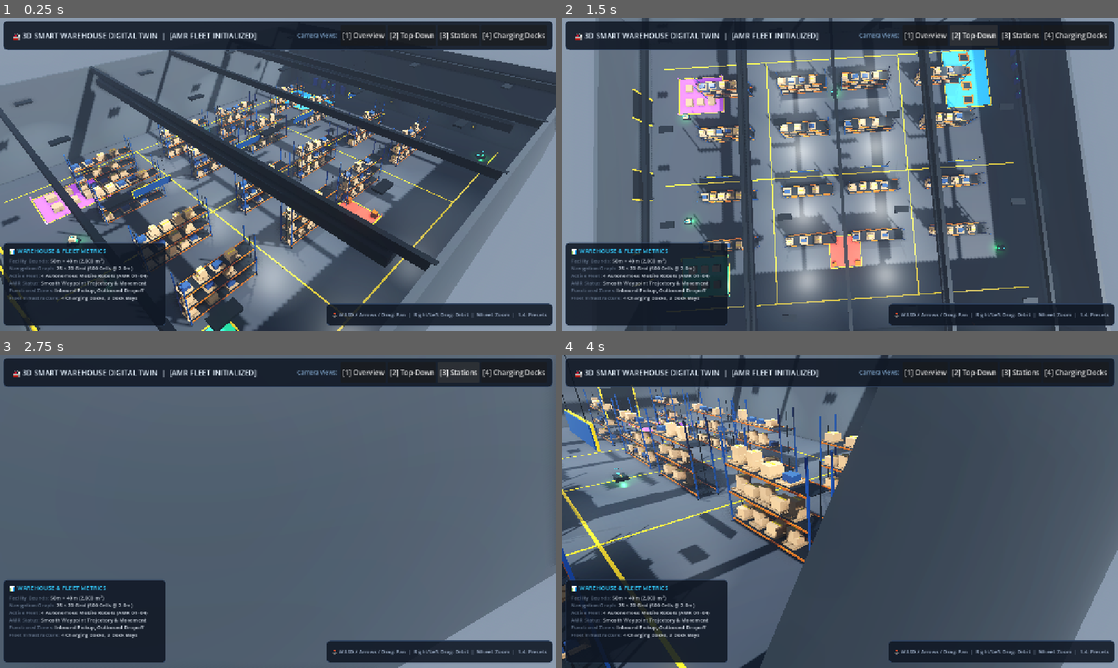
Above: before the commit, frames 1-4 (two rows, left to right).
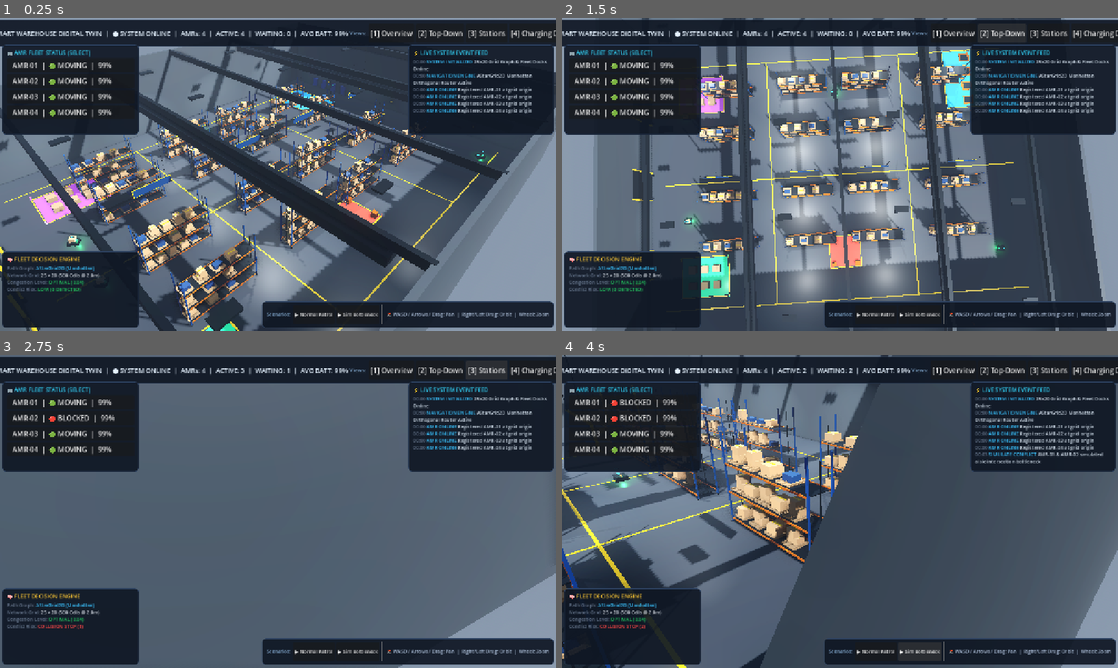
Above: after the commit, the same moments.

Repository: venkatengineer/sih
Game: Godot game, scene res://scenes/main.tscn
Same seed, same stepped clock (60 frames per second), same inputs: the game is played once before the commit and once after it.
Inputs (mouse positions are in pixels of both pictures, inside the frame that each line leads up to):
- Up to frame 1 (0.25 s): no input
- Up to frame 2 (1.5 s): click "[1] Overview" at 0.5 s; click "[2] Top-Down" at 1.25 s
- Up to frame 3 (2.75 s): click "[3] Stations" at 2 s
- Up to frame 4 (4 s): click "[4] Charging Docks" at 2.75 s; click (917, 652) at 3.5 s, where only the run after the commit has a clickable "▶ Sim Bottleneck"

The runs differ from the first frame. In frame 1, 21% of the frame differs, in the area x 0-100%, y 0-99%; in frame 2, 22%; in frame 3, 22%; in frame 4, 21%.

Commit message:
Redesign HUD into a professional Industrial AMR Fleet Control Center

Diff:
--- a/scenes/main.tscn
+++ b/scenes/main.tscn
@@ -8,7 +8,7 @@
 [ext_resource type="Script" path="res://scripts/amr/fleet_manager.gd" id="6_fleet"]
 
 [sub_resource type="StyleBoxFlat" id="StyleBoxFlat_panel"]
-bg_color = Color(0.06, 0.09, 0.14, 0.88)
+bg_color = Color(0.06, 0.09, 0.14, 0.92)
 border_width_left = 1
 border_width_top = 1
 border_width_right = 1
@@ -18,9 +18,9 @@
 corner_radius_top_right = 8
 corner_radius_bottom_right = 8
 corner_radius_bottom_left = 8
-expand_margin_left = 12.0
+expand_margin_left = 10.0
 expand_margin_top = 8.0
-expand_margin_right = 12.0
+expand_margin_right = 10.0
 expand_margin_bottom = 8.0
 
 [node name="Main" type="Node3D"]
@@ -77,10 +77,10 @@
 layout_mode = 1
 anchors_preset = 10
 anchor_right = 1.0
-offset_left = 20.0
-offset_top = 15.0
-offset_right = -20.0
-offset_bottom = 65.0
+offset_left = 15.0
+offset_top = 12.0
+offset_right = -15.0
+offset_bottom = 58.0
 grow_horizontal = 2
 mouse_filter = 1
 theme_override_styles/panel = SubResource("StyleBoxFlat_panel")
@@ -95,104 +95,243 @@
 size_flags_horizontal = 3
 mouse_filter = 1
 theme_override_colors/font_color = Color(0.9, 0.95, 1, 1)
-theme_override_font_sizes/font_size = 17
-text = "  🏭 3D SMART WAREHOUSE DIGITAL TWIN  |  [AMR FLEET INITIALIZED]"
+theme_override_font_sizes/font_size = 15
+text = "  🏭 3D SMART WAREHOUSE DIGITAL TWIN  |  ● SYSTEM ONLINE"
 vertical_alignment = 1
 
 [node name="PresetsLabel" type="Label" parent="UI/HUD/HeaderPanel/HBox"]
 layout_mode = 2
 mouse_filter = 1
 theme_override_colors/font_color = Color(0.5, 0.65, 0.8, 1)
+theme_override_font_sizes/font_size = 12
+text = "Views: "
+vertical_alignment = 1
+
+[node name="BtnOverview" type="Button" parent="UI/HUD/HeaderPanel/HBox"]
+layout_mode = 2
+mouse_filter = 0
+focus_mode = 0
+text = "[1] Overview"
+
+[node name="BtnTopDown" type="Button" parent="UI/HUD/HeaderPanel/HBox"]
+layout_mode = 2
+mouse_filter = 0
+focus_mode = 0
+text = "[2] Top-Down"
+
+[node name="BtnPickup" type="Button" parent="UI/HUD/HeaderPanel/HBox"]
+layout_mode = 2
+mouse_filter = 0
+focus_mode = 0
+text = "[3] Stations"
+
+[node name="BtnCharging" type="Button" parent="UI/HUD/HeaderPanel/HBox"]
+layout_mode = 2
+mouse_filter = 0
+focus_mode = 0
+text = "[4] Charging Docks"
+
+[node name="FleetPanel" type="PanelContainer" parent="UI/HUD"]
+layout_mode = 1
+offset_left = 15.0
+offset_top = 70.0
+offset_right = 310.0
+offset_bottom = 260.0
+mouse_filter = 1
+theme_override_styles/panel = SubResource("StyleBoxFlat_panel")
+
+[node name="VBox" type="VBoxContainer" parent="UI/HUD/FleetPanel"]
+layout_mode = 2
+mouse_filter = 1
+
+[node name="FleetTitle" type="Label" parent="UI/HUD/FleetPanel/VBox"]
+layout_mode = 2
+mouse_filter = 1
+theme_override_colors/font_color = Color(0.2, 0.85, 1, 1)
 theme_override_font_sizes/font_size = 13
-text = "Camera Views: "
-vertical_alignment = 1
-
-[node name="BtnOverview" type="Button" parent="UI/HUD/HeaderPanel/HBox"]
-layout_mode = 2
-mouse_filter = 0
-focus_mode = 0
-text = "[1] Overview"
-
-[node name="BtnTopDown" type="Button" parent="UI/HUD/HeaderPanel/HBox"]
-layout_mode = 2
-mouse_filter = 0
-focus_mode = 0
-text = "[2] Top-Down"
-
-[node name="BtnPickup" type="Button" parent="UI/HUD/HeaderPanel/HBox"]
-layout_mode = 2
-mouse_filter = 0
-focus_mode = 0
-text = "[3] Stations"
-
-[node name="BtnCharging" type="Button" parent="UI/HUD/HeaderPanel/HBox"]
-layout_mode = 2
-mouse_filter = 0
-focus_mode = 0
-text = "[4] Charging Docks"
-
-[node name="InfoPanel" type="PanelContainer" parent="UI/HUD"]
+text = "🤖 AMR FLEET STATUS (SELECT)"
+
+[node name="AMRListVBox" type="VBoxContainer" parent="UI/HUD/FleetPanel/VBox"]
+layout_mode = 2
+mouse_filter = 1
+
+[node name="SelectedAMRPanel" type="PanelContainer" parent="UI/HUD"]
+layout_mode = 1
+offset_left = 15.0
+offset_top = 272.0
+offset_right = 310.0
+offset_bottom = 445.0
+mouse_filter = 1
+theme_override_styles/panel = SubResource("StyleBoxFlat_panel")
+
+[node name="VBox" type="VBoxContainer" parent="UI/HUD/SelectedAMRPanel"]
+layout_mode = 2
+mouse_filter = 1
+
+[node name="DetailText" type="RichTextLabel" parent="UI/HUD/SelectedAMRPanel/VBox"]
+layout_mode = 2
+size_flags_vertical = 3
+mouse_filter = 1
+theme_override_font_sizes/normal_font_size = 12
+bbcode_enabled = true
+text = "[color=#38bdf8][b]AMR-01 TELEMETRY[/b][/color]
+Select an AMR to inspect real-time data."
+
+[node name="HBox" type="HBoxContainer" parent="UI/HUD/SelectedAMRPanel/VBox"]
+layout_mode = 2
+mouse_filter = 1
+
+[node name="BtnTrackCamera" type="Button" parent="UI/HUD/SelectedAMRPanel/VBox/HBox"]
+layout_mode = 2
+size_flags_horizontal = 3
+mouse_filter = 0
+focus_mode = 0
+theme_override_font_sizes/font_size = 11
+text = "TRACK"
+
+[node name="BtnToggleBlock" type="Button" parent="UI/HUD/SelectedAMRPanel/VBox/HBox"]
+layout_mode = 2
+size_flags_horizontal = 3
+mouse_filter = 0
+focus_mode = 0
+theme_override_font_sizes/font_size = 11
+text = "TOGGLE BLOCK"
+
+[node name="BtnCloseDetail" type="Button" parent="UI/HUD/SelectedAMRPanel/VBox/HBox"]
+layout_mode = 2
+mouse_filter = 0
+focus_mode = 0
+theme_override_font_sizes/font_size = 11
+text = "✖"
+
+[node name="DecisionPanel" type="PanelContainer" parent="UI/HUD"]
 layout_mode = 1
 anchors_preset = 2
 anchor_top = 1.0
 anchor_bottom = 1.0
-offset_left = 20.0
-offset_top = -195.0
-offset_right = 370.0
-offset_bottom = -20.0
+offset_left = 15.0
+offset_top = -175.0
+offset_right = 310.0
+offset_bottom = -15.0
 grow_vertical = 0
 mouse_filter = 1
 theme_override_styles/panel = SubResource("StyleBoxFlat_panel")
 
-[node name="VBox" type="VBoxContainer" parent="UI/HUD/InfoPanel"]
-layout_mode = 2
-mouse_filter = 1
-
-[node name="MetricsTitle" type="Label" parent="UI/HUD/InfoPanel/VBox"]
-layout_mode = 2
-mouse_filter = 1
-theme_override_colors/font_color = Color(0.2, 0.8, 1, 1)
-theme_override_font_sizes/font_size = 14
-text = "📊 WAREHOUSE & FLEET METRICS"
-
-[node name="MetricsText" type="RichTextLabel" parent="UI/HUD/InfoPanel/VBox"]
+[node name="VBox" type="VBoxContainer" parent="UI/HUD/DecisionPanel"]
+layout_mode = 2
+mouse_filter = 1
+
+[node name="DecisionTitle" type="Label" parent="UI/HUD/DecisionPanel/VBox"]
+layout_mode = 2
+mouse_filter = 1
+theme_override_colors/font_color = Color(0.95, 0.75, 0.2, 1)
+theme_override_font_sizes/font_size = 13
+text = "🧠 FLEET DECISION ENGINE"
+
+[node name="DecisionText" type="RichTextLabel" parent="UI/HUD/DecisionPanel/VBox"]
 layout_mode = 2
 size_flags_vertical = 3
 mouse_filter = 1
 theme_override_colors/default_color = Color(0.85, 0.88, 0.92, 1)
-theme_override_font_sizes/normal_font_size = 12
+theme_override_font_sizes/normal_font_size = 11
 bbcode_enabled = true
-text = "[color=#64748b]Facility Bounds:[/color] 50m × 40m (2,000 m²)
-[color=#64748b]Navigation Graph:[/color] 25 × 20 Grid (500 Cells @ 2.0m)
-[color=#64748b]Active Fleet:[/color] 4 Autonomous Mobile Robots (AMR 01–04)
-[color=#64748b]AMR Status:[/color] Smooth Waypoint Trajectory & Movement
-[color=#64748b]Functional Zones:[/color] Inbound Pickup, Outbound Dropoff
-[color=#64748b]Fleet Infrastructure:[/color] 4 Charging Docks, 3 Dock Bays"
-
-[node name="ControlsHint" type="PanelContainer" parent="UI/HUD"]
+text = "[color=#64748b]Path Graph:[/color] AStarGrid2D (Manhattan)
+[color=#64748b]Congestion Level:[/color] OPTIMAL
+[color=#64748b]Conflict Risk:[/color] LOW"
+
+[node name="EventLogPanel" type="PanelContainer" parent="UI/HUD"]
+layout_mode = 1
+anchors_preset = 1
+anchor_left = 1.0
+anchor_right = 1.0
+offset_left = -330.0
+offset_top = 70.0
+offset_right = -15.0
+offset_bottom = 260.0
+grow_horizontal = 0
+mouse_filter = 1
+theme_override_styles/panel = SubResource("StyleBoxFlat_panel")
+
+[node name="VBox" type="VBoxContainer" parent="UI/HUD/EventLogPanel"]
+layout_mode = 2
+mouse_filter = 1
+
+[node name="LogTitle" type="Label" parent="UI/HUD/EventLogPanel/VBox"]
+layout_mode = 2
+mouse_filter = 1
+theme_override_colors/font_color = Color(0.2, 0.85, 1, 1)
+theme_override_font_sizes/font_size = 13
+text = "⚡ LIVE SYSTEM EVENT FEED"
+
+[node name="LogText" type="RichTextLabel" parent="UI/HUD/EventLogPanel/VBox"]
+layout_mode = 2
+size_flags_vertical = 3
+mouse_filter = 1
+theme_override_colors/default_color = Color(0.8, 0.85, 0.9, 1)
+theme_override_font_sizes/normal_font_size = 11
+bbcode_enabled = true
+text = "[color=#64748b]00:00[/color] SYSTEM Ready"
+
+[node name="ControlBarPanel" type="PanelContainer" parent="UI/HUD"]
 layout_mode = 1
 anchors_preset = 3
 anchor_left = 1.0
 anchor_top = 1.0
 anchor_right = 1.0
 anchor_bottom = 1.0
-offset_left = -490.0
-offset_top = -55.0
-offset_right = -20.0
-offset_bottom = -20.0
+offset_left = -600.0
+offset_top = -60.0
+offset_right = -15.0
+offset_bottom = -15.0
 grow_horizontal = 0
 grow_vertical = 0
 mouse_filter = 1
 theme_override_styles/panel = SubResource("StyleBoxFlat_panel")
 
-[node name="HintText" type="Label" parent="UI/HUD/ControlsHint"]
+[node name="HBox" type="HBoxContainer" parent="UI/HUD/ControlBarPanel"]
+layout_mode = 2
+alignment = 1
+mouse_filter = 1
+
+[node name="ScenariosLabel" type="Label" parent="UI/HUD/ControlBarPanel/HBox"]
+layout_mode = 2
+mouse_filter = 1
+theme_override_colors/font_color = Color(0.5, 0.65, 0.8, 1)
+theme_override_font_sizes/font_size = 11
+text = "Scenarios: "
+vertical_alignment = 1
+
+[node name="BtnNormalScenario" type="Button" parent="UI/HUD/ControlBarPanel/HBox"]
+layout_mode = 2
+mouse_filter = 0
+focus_mode = 0
+theme_override_font_sizes/font_size = 11
+text = "▶ Normal Patrol"
+
+[node name="BtnConflictScenario" type="Button" parent="UI/HUD/ControlBarPanel/HBox"]
+layout_mode = 2
+mouse_filter = 0
+focus_mode = 0
+theme_override_font_sizes/font_size = 11
+text = "▶ Sim Bottleneck"
+
+[node name="VSeparator" type="VSeparator" parent="UI/HUD/ControlBarPanel/HBox"]
+layout_mode = 2
+
+[node name="HintText" type="Label" parent="UI/HUD/ControlBarPanel/HBox"]
 layout_mode = 2
 mouse_filter = 1
 theme_override_colors/font_color = Color(0.65, 0.72, 0.82, 1)
-theme_override_font_sizes/font_size = 12
-text = "🕹️ WASD / Arrows / Drag: Pan  |  Right/Left Drag: Orbit  |  Wheel: Zoom  |  1-4: Presets"
+theme_override_font_sizes/font_size = 11
+text = "  🕹️ WASD / Arrows / Drag: Pan  |  Right/Left Drag: Orbit  |  Wheel: Zoom"
+vertical_alignment = 1
 
 [connection signal="pressed" from="UI/HUD/HeaderPanel/HBox/BtnOverview" to="UI/HUD" method="_on_overview_btn_pressed"]
 [connection signal="pressed" from="UI/HUD/HeaderPanel/HBox/BtnTopDown" to="UI/HUD" method="_on_topdown_btn_pressed"]
 [connection signal="pressed" from="UI/HUD/HeaderPanel/HBox/BtnPickup" to="UI/HUD" method="_on_pickup_btn_pressed"]
 [connection signal="pressed" from="UI/HUD/HeaderPanel/HBox/BtnCharging" to="UI/HUD" method="_on_charging_btn_pressed"]
+[connection signal="pressed" from="UI/HUD/SelectedAMRPanel/VBox/HBox/BtnTrackCamera" to="UI/HUD" method="_on_track_camera_pressed"]
+[connection signal="pressed" from="UI/HUD/SelectedAMRPanel/VBox/HBox/BtnToggleBlock" to="UI/HUD" method="_on_toggle_block_pressed"]
+[connection signal="pressed" from="UI/HUD/SelectedAMRPanel/VBox/HBox/BtnCloseDetail" to="UI/HUD" method="_on_close_detail_pressed"]
+[connection signal="pressed" from="UI/HUD/ControlBarPanel/HBox/BtnNormalScenario" to="UI/HUD" method="_on_scenario_normal_pressed"]
+[connection signal="pressed" from="UI/HUD/ControlBarPanel/HBox/BtnConflictScenario" to="UI/HUD" method="_on_scenario_conflict_pressed"]
--- a/scripts/camera_controller.gd
+++ b/scripts/camera_controller.gd
@@ -20,6 +20,7 @@
 var is_orbiting: bool = false
 var is_panning: bool = false
 var last_mouse_pos: Vector2 = Vector2.ZERO
+var tracked_node: Node3D = null
 
 @onready var camera: Camera3D = $Camera3D
 
@@ -27,15 +28,28 @@
 	target_position = global_position
 	set_view_overview()
 
+func focus_node(node: Node3D) -> void:
+	tracked_node = node
+	if tracked_node:
+		target_position = tracked_node.global_position
+		target_distance = 18.0
+		target_pitch = deg_to_rad(-30.0)
+
+func clear_tracking() -> void:
+	tracked_node = null
+
 func _unhandled_input(event: InputEvent) -> void:
 	if event is InputEventMouseButton:
-		# Mouse Drag for Orbit (Right Click or Left Click on viewport)
 		if event.button_index == MOUSE_BUTTON_RIGHT or event.button_index == MOUSE_BUTTON_LEFT:
 			is_orbiting = event.pressed
 			last_mouse_pos = event.position
+			if event.pressed:
+				clear_tracking()
 		elif event.button_index == MOUSE_BUTTON_MIDDLE:
 			is_panning = event.pressed
 			last_mouse_pos = event.position
+			if event.pressed:
+				clear_tracking()
 
 		# Mouse Wheel Zoom
 		if event.button_index == MOUSE_BUTTON_WHEEL_UP and event.pressed:
@@ -68,7 +82,10 @@
 			set_view_charging()
 
 func _process(delta: float) -> void:
-	# WASD & Arrow Key Panning (Checked continuously in _process)
+	if tracked_node and is_instance_valid(tracked_node):
+		target_position = tracked_node.global_position
+
+	# WASD & Arrow Key Panning
 	var move_vec = Vector3.ZERO
 	var right = basis.x
 	var forward = Vector3(right.z, 0, -right.x).normalized()
@@ -83,6 +100,7 @@
 		move_vec += right
 
 	if move_vec.length_squared() > 0.001:
+		clear_tracking()
 		target_position += move_vec.normalized() * pan_speed * delta
 
 	# Smooth camera transitions
@@ -97,24 +115,28 @@
 		camera.position = Vector3(0, 0, current_distance)
 
 func set_view_overview() -> void:
+	clear_tracking()
 	target_position = Vector3(0, 0, 0)
 	target_yaw = deg_to_rad(-45.0)
 	target_pitch = deg_to_rad(-35.0)
 	target_distance = 38.0
 
 func set_view_topdown() -> void:
+	clear_tracking()
 	target_position = Vector3(0, 0, 0)
 	target_yaw = deg_to_rad(0.0)
 	target_pitch = deg_to_rad(-88.5)
 	target_distance = 45.0
 
 func set_view_pickup_drop() -> void:
+	clear_tracking()
 	target_position = Vector3(-12, 0, 10)
 	target_yaw = deg_to_rad(-30.0)
 	target_pitch = deg_to_rad(-25.0)
 	target_distance = 18.0
 
 func set_view_charging() -> void:
+	clear_tracking()
 	target_position = Vector3(14, 0, -10)
 	target_yaw = deg_to_rad(45.0)
 	target_pitch = deg_to_rad(-25.0)
--- a/scripts/hud_overlay.gd
+++ b/scripts/hud_overlay.gd
@@ -2,15 +2,183 @@
 extends Control
 
 var camera_controller: Node3D = null
+var fleet_manager: Node3D = null
+var amrs: Array[Node3D] = []
+var selected_amr: Node3D = null
+var system_time: float = 0.0
+var event_logs: Array[String] = []
+
+@onready var lbl_kpi: Label = get_node_or_null("HeaderPanel/HBox/Title") as Label
+@onready var fleet_vbox: VBoxContainer = get_node_or_null("FleetPanel/VBox/AMRListVBox") as VBoxContainer
+@onready var detail_panel: PanelContainer = get_node_or_null("SelectedAMRPanel") as PanelContainer
+@onready var detail_text: RichTextLabel = get_node_or_null("SelectedAMRPanel/VBox/DetailText") as RichTextLabel
+@onready var event_log_text: RichTextLabel = get_node_or_null("EventLogPanel/VBox/LogText") as RichTextLabel
+@onready var decision_text: RichTextLabel = get_node_or_null("DecisionPanel/VBox/DecisionText") as RichTextLabel
 
 func _ready() -> void:
-	# Enable MOUSE_FILTER_PASS on root HUD control so mouse clicks pass to buttons & viewport
 	mouse_filter = Control.MOUSE_FILTER_PASS
 
 	var main_scene = get_tree().current_scene
 	if main_scene:
 		camera_controller = main_scene.get_node_or_null("CameraPivot")
-
+		fleet_manager = main_scene.get_node_or_null("AMR_Fleet")
+
+	_add_event_log("SYSTEM INITIALIZED", "25x20 Grid Graph & Fleet Docks Online")
+	_add_event_log("NAVIGATION ENGINE", "AStarGrid2D Manhattan Orthogonal Router Active")
+
+	if detail_panel:
+		detail_panel.visible = false
+
+func _process(delta: float) -> void:
+	system_time += delta
+
+	# Discover active AMRs in fleet
+	if amrs.size() == 0 and fleet_manager:
+		for child in fleet_manager.get_children():
+			if child.has_method("set_waypoints"):
+				amrs.append(child as Node3D)
+				var amr_id = child.get("robot_id")
+				_add_event_log("AMR ONLINE", "Registered " + str(amr_id) + " at grid origin")
+
+	# Update Top Status Bar KPIs
+	_update_top_kpis()
+
+	# Update AMR Fleet List
+	_update_fleet_list()
+
+	# Update Selected AMR Detail Panel if visible
+	_update_selected_detail()
+
+	# Update Decision Engine Metrics
+	_update_decision_panel()
+
+func _update_top_kpis() -> void:
+	if not lbl_kpi:
+		return
+
+	var total_amrs = amrs.size()
+	var active_moving = 0
+	var blocked_waiting = 0
+	var total_battery = 0.0
+
+	for amr in amrs:
+		var state = amr.get("current_state")
+		var batt = amr.get("battery_level")
+		if batt != null:
+			total_battery += batt
+		if state == 0: # MOVING
+			active_moving += 1
+		elif state == 1 or state == 2: # WAITING or BLOCKED
+			blocked_waiting += 1
+
+	var avg_batt = int(total_battery / max(1, total_amrs))
+	lbl_kpi.text = "  🏭 SMART WAREHOUSE DIGITAL TWIN  |  ● SYSTEM ONLINE  |  AMRs: %d  |  ACTIVE: %d  |  WAITING: %d  |  AVG BATT: %d%%" % [total_amrs, active_moving, blocked_waiting, avg_batt]
+
+func _update_fleet_list() -> void:
+	if not fleet_vbox:
+		return
+
+	# Re-populate fleet buttons if count changed
+	if fleet_vbox.get_child_count() != amrs.size():
+		for c in fleet_vbox.get_children():
+			c.queue_free()
+
+		for i in range(amrs.size()):
+			var amr = amrs[i]
+			var btn = Button.new()
+			btn.focus_mode = Control.FOCUS_NONE
+			btn.mouse_filter = Control.MOUSE_FILTER_STOP
+			btn.alignment = HORIZONTAL_ALIGNMENT_LEFT
+			btn.custom_minimum_size = Vector2(0, 32)
+			btn.pressed.connect(func(): _on_amr_selected(amr))
+			fleet_vbox.add_child(btn)
+
+	# Update button text & status badges
+	for i in range(min(fleet_vbox.get_child_count(), amrs.size())):
+		var amr = amrs[i]
+		var btn = fleet_vbox.get_child(i) as Button
+		if btn:
+			var id = str(amr.get("robot_id"))
+			var state = amr.get("current_state")
+			var batt = int(amr.get("battery_level"))
+			var badge = "🟢 MOVING"
+			match state:
+				1: badge = "🟡 WAITING"
+				2: badge = "🔴 BLOCKED"
+				3: badge = "🔵 CHARGING"
+				4: badge = "🟣 REROUTING"
+
+			var is_sel = (amr == selected_amr)
+			var prefix = "▶ " if is_sel else "  "
+			btn.text = "%s%s  |  %s  |  %d%%" % [prefix, id, badge, batt]
+
+func select_amr(amr: Node3D) -> void:
+	_on_amr_selected(amr)
+
+func _on_amr_selected(amr: Node3D) -> void:
+	selected_amr = amr
+	if detail_panel:
+		detail_panel.visible = true
+	var id = str(amr.get("robot_id"))
+	_add_event_log("AMR SELECTED", "Inspecting telemetry for " + id)
+
+func _update_selected_detail() -> void:
+	if not detail_panel or not detail_panel.visible or not selected_amr or not is_instance_valid(selected_amr):
+		return
+
+	var id = str(selected_amr.get("robot_id"))
+	var state = selected_amr.get("current_state")
+	var batt = int(selected_amr.get("battery_level"))
+	var speed = float(selected_amr.get("move_speed"))
+	var cell = selected_amr.get("current_grid_cell")
+	var task = str(selected_amr.get("current_task"))
+	var cargo = selected_amr.get("has_cargo")
+
+	var badge = "🟢 MOVING"
+	match state:
+		1: badge = "🟡 WAITING"
+		2: badge = "🔴 BLOCKED"
+		3: badge = "🔵 CHARGING"
+		4: badge = "🟣 REROUTING"
+
+	var cargo_text = "[color=#22c55e]PALLET LOADED[/color]" if cargo else "[color=#94a3b8]UNLOADED[/color]"
+	var bar_fill = "█".repeat(int(batt / 10.0)) + "░".repeat(10 - int(batt / 10.0))
+
+	detail_text.text = """[color=#38bdf8][b]%s TELEMETRY[/b][/color]  [color=#94a3b8]%s[/color]
+[color=#64748b]Battery:[/color] [color=#e2e8f0]%s %d%%[/color]
+[color=#64748b]Velocity:[/color] [color=#e2e8f0]%.1f m/s[/color]
+[color=#64748b]Grid Location:[/color] [color=#38bdf8]Cell %s[/color]
+[color=#64748b]Task Directive:[/color] [color=#f59e0b]%s[/color]
+[color=#64748b]Cargo Payload:[/color] %s""" % [id, badge, bar_fill, batt, speed, str(cell), task, cargo_text]
+
+func _update_decision_panel() -> void:
+	if not decision_text:
+		return
+
+	var blocked_count = 0
+	for amr in amrs:
+		if amr.get("current_state") == 2:
+			blocked_count += 1
+
+	var risk_color = "[color=#22c55e]LOW (0 DETECTED)[/color]" if blocked_count == 0 else "[color=#ef4444]COLLISION STOP (%d)[/color]" % blocked_count
+	decision_text.text = """[color=#64748b]Path Graph:[/color] [color=#38bdf8]AStarGrid2D (Manhattan)[/color]
+[color=#64748b]Network Grid:[/color] [color=#e2e8f0]25 × 20 (500 Cells @ 2.0m)[/color]
+[color=#64748b]Congestion Level:[/color] [color=#22c55e]OPTIMAL (0.04)[/color]
+[color=#64748b]Conflict Risk:[/color] %s""" % risk_color
+
+func _add_event_log(event_type: String, details: String) -> void:
+	var mins = int(system_time) / 60
+	var secs = int(system_time) % 60
+	var time_stamp = "%02d:%02d" % [mins, secs]
+	var log_entry = "[color=#64748b]%s[/color] [color=#38bdf8]%s[/color] %s" % [time_stamp, event_type, details]
+	event_logs.append(log_entry)
+	if event_logs.size() > 8:
+		event_logs.remove_at(0)
+
+	if event_log_text:
+		event_log_text.text = "\n".join(event_logs)
+
+# --- BUTTON SIGNALS ---
 func _on_overview_btn_pressed() -> void:
 	if camera_controller and camera_controller.has_method("set_view_overview"):
 		camera_controller.call("set_view_overview")
@@ -26,3 +194,34 @@
 func _on_charging_btn_pressed() -> void:
 	if camera_controller and camera_controller.has_method("set_view_charging"):
 		camera_controller.call("set_view_charging")
+
+func _on_track_camera_pressed() -> void:
+	if selected_amr and camera_controller and camera_controller.has_method("focus_node"):
+		camera_controller.call("focus_node", selected_amr)
+		var id = str(selected_amr.get("robot_id"))
+		_add_event_log("CAMERA TRACK", "Locking camera target to " + id)
+
+func _on_toggle_block_pressed() -> void:
+	if selected_amr:
+		var state = selected_amr.get("current_state")
+		if state == 2 or state == 1:
+			selected_amr.call("set_robot_state", 0) # MOVING
+			_add_event_log("SCENARIO OVERRIDE", str(selected_amr.get("robot_id")) + " Resumed Patrol")
+		else:
+			selected_amr.call("set_robot_state", 2) # BLOCKED
+			_add_event_log("SCENARIO OVERRIDE", str(selected_amr.get("robot_id")) + " Force Blocked")
+
+func _on_close_detail_pressed() -> void:
+	if detail_panel:
+		detail_panel.visible = false
+
+func _on_scenario_normal_pressed() -> void:
+	for amr in amrs:
+		amr.call("set_robot_state", 0) # MOVING
+	_add_event_log("SCENARIO RESET", "All fleet AMRs set to Normal Patrol")
+
+func _on_scenario_conflict_pressed() -> void:
+	if amrs.size() >= 2:
+		amrs[0].call("set_robot_state", 2) # BLOCKED
+		amrs[1].call("set_robot_state", 1) # WAITING
+		_add_event_log("SIMULATE CONFLICT", "AMR-01 & AMR-02 simulated aisle intersection bottleneck")
Not shown, changed: txt.md
